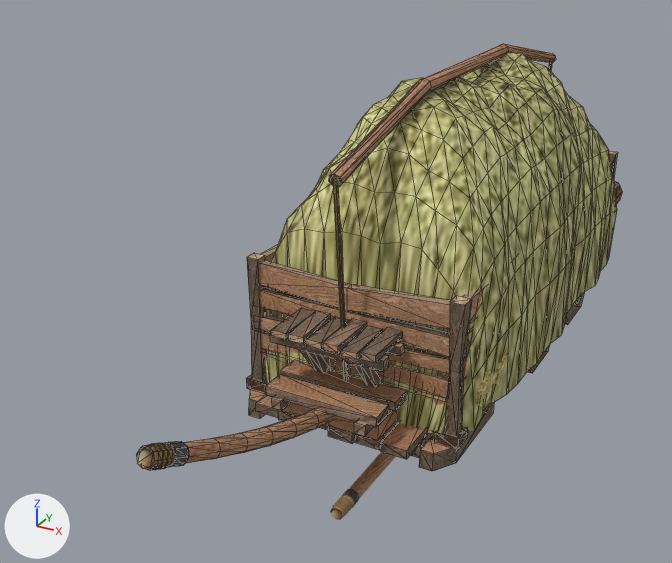
Renders of the glTF model apps/web/public/models/wagons/wagons.glb from each side of a commit.
Before and after are seen from a 50 mm camera at (1.92, -5.0, 3.08) aimed at (-0.54, -0.52, 0.84). Every picture has the same lights, and +X, +Y and +Z are marked at lower left. The picture after the commit comes second. Mesh edges are drawn as thin lines on the coarser meshes. Vertices at exactly the same position are counted once.

The scene before the commit, as lines of its bpy script (objects in view):
```python
me_wagon2_body = bpy.data.meshes.new('wagon2-body')
me_wagon2_body.from_pydata(...)  # 514 vertices, 742 faces; spans x -0.49..0.49, y -2.92..0.98, z 0.34..1.23
me_wagon2_body.materials.append(mat_wagon_atlas)  # picture img_wagon_atlas
me_wagon4_body = bpy.data.meshes.new('wagon4-body')
me_wagon4_body.from_pydata(...)  # 828 vertices, 1126 faces; spans x -0.63..0.63, y -1.69..1.53, z 0.34..1.29
me_wagon4_body.materials.append(mat_wagon_atlas)  # picture img_wagon_atlas
me_wagon4_pole = bpy.data.meshes.new('wagon4-pole')
me_wagon4_pole.from_pydata(...)  # 90 vertices, 118 faces; spans x -0.05..0.05, y -1.5..0.3, z -0.05..0.05
me_wagon4_pole.materials.append(mat_wagon_atlas)  # picture img_wagon_atlas
ob_wagon2_body = bpy.data.objects.new('wagon2-body', me_wagon2_body)
ob_wagon2_body.location = (0.0, 0.0, 0.0)
ob_wagon4_body = bpy.data.objects.new('wagon4-body', me_wagon4_body)
ob_wagon4_body.location = (0.0, 0.0, 0.0)
ob_wagon4_pole = bpy.data.objects.new('wagon4-pole', me_wagon4_pole)
ob_wagon4_pole.location = (0.0, 0.0, 0.0)
# also in view: 'wagon4-hay' at (0.0, 0.1, 1.31)
```
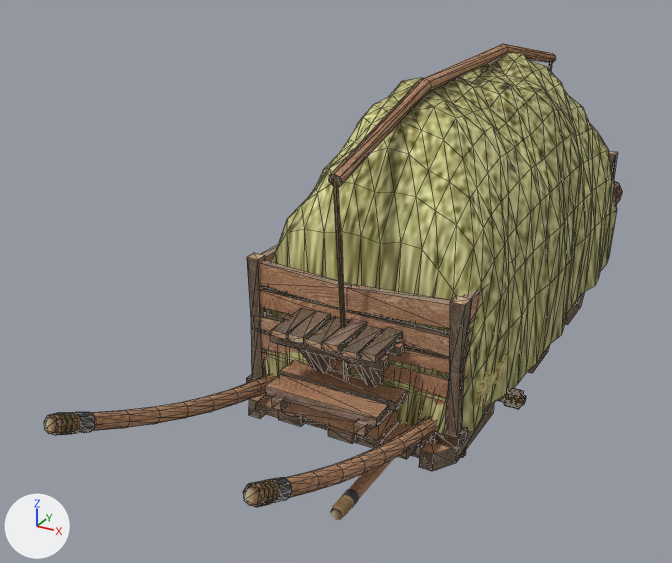
What the commit changed:
me_wagon2_body is used by ob_wagon2_body; location (0.0, 0.0, 0.0).
me_wagon2_body had 514 vertices, 742 faces and spanned x -0.49..0.49, y -2.92..0.98, z 0.34..1.23.
me_wagon2_body now has 728 vertices, 1072 faces and spans x -0.5..0.5, y -2.92..0.98, z 0.34..1.22.
me_wagon2_body part 1: the loose piece of 112 vertices spanning x -0.05..0.05, y -2.92..0.25, z 0.42..1.23 is copied, and the copy is moved by (0.45, 0.0, 0.0); it spans x 0.4..0.5, y -2.92..0.25, z 0.42..1.22.
me_wagon2_body part 2: the loose piece of 16 vertices spanning x -0.05..0.05, y -2.81..-2.7, z 1.06..1.18 is copied, and the copy is moved by (0.45, 0.0, 0.0); it spans x 0.41..0.49, y -2.81..-2.7, z 1.06..1.17.
me_wagon2_body part 3: the loose piece of 14 vertices spanning x -0.05..0.05, y -2.85..-2.79, z 1.11..1.2 is copied, and the copy is moved by (0.45, 0.0, 0.0); it spans x 0.41..0.49, y -2.85..-2.79, z 1.11..1.19.
me_wagon2_body part 4: the loose piece of 14 vertices spanning x -0.05..0.05, y -2.88..-2.81, z 1.12..1.21 is copied, and the copy is moved by (0.45, 0.0, 0.0); it spans x 0.41..0.49, y -2.88..-2.82, z 1.12..1.21.
me_wagon2_body part 5: the loose piece of 14 vertices spanning x -0.05..0.05, y -2.9..-2.84, z 1.13..1.22 is copied, and the copy is moved by (0.45, 0.0, 0.0); it spans x 0.41..0.49, y -2.9..-2.84, z 1.14..1.22.
Part 6, on me_wagon2_body:
85 vertices in x -0.05..0.05, y -2.9..0.25, z 0.42..1.21 move by (-0.45, 0.0, 0.0).
21 vertices in x -0.03..0.03, y -2.89..0.25, z 0.52..1.23 move by (-0.45, 0.0, -0.01).
21 vertices in x -0.03..0.03, y -2.92..-0.5, z 0.41..1.16 move by (-0.45, 0.0, 0.01).
20 vertices in x -0.06..-0.04, y -2.89..0.25, z 0.47..1.21 move by (-0.44, 0.0, 0.0).
20 vertices in x 0.04..0.06, y -2.89..0.25, z 0.47..1.21 move by (-0.46, 0.0, 0.0).
5 vertices in x -0.03..0.03, y -2.86..-1.93, z 0.81..1.22 move by (-0.45, -0.01, 0.0).
14 vertices move from x -0.05..0.05, y -2.85..0.25, z 0.43..1.2 to x -0.49..-0.41, y -2.85..0.25, z 0.44..1.19.
Other edits to the shape of me_wagon2_body do not show in these pictures.
Mesh me_wagon2_yoke is new.
It has 205 vertices, 304 faces and spans x -0.52..0.52, y -0.06..0.06, z -0.531..0.14.
It uses material mat_wagon_atlas (picture img_wagon_atlas).
Object 'wagon2-yoke' (ob_wagon2_yoke) is new; it shows me_wagon2_yoke.
Its location is (0.0, 0.0, 0.0).

Changed parts and their boxes [x1, y1, x2, y2] in the pictures (672 x 563 px; the box of a moved part takes in the faces that stretch with it):
'wagon2-body', reshaped
    before: [136, 408, 336, 471]
    after: [44, 374, 437, 507]
'wagon2-yoke', added
    after: [461, 388, 526, 457]
part 1 of me_wagon2_body, added (brown)
    after: [243, 418, 437, 506]
part 2 of me_wagon2_body, added
    after: [264, 477, 292, 503]
part 3 of me_wagon2_body, added
    after: [257, 480, 277, 505]
part 4 of me_wagon2_body, added
    after: [253, 481, 273, 506]
part 5 of me_wagon2_body, added
    after: [248, 481, 269, 507]
part 6 of me_wagon2_body, moved or reshaped
    before: [136, 408, 336, 471]
    after: [44, 374, 276, 435]
